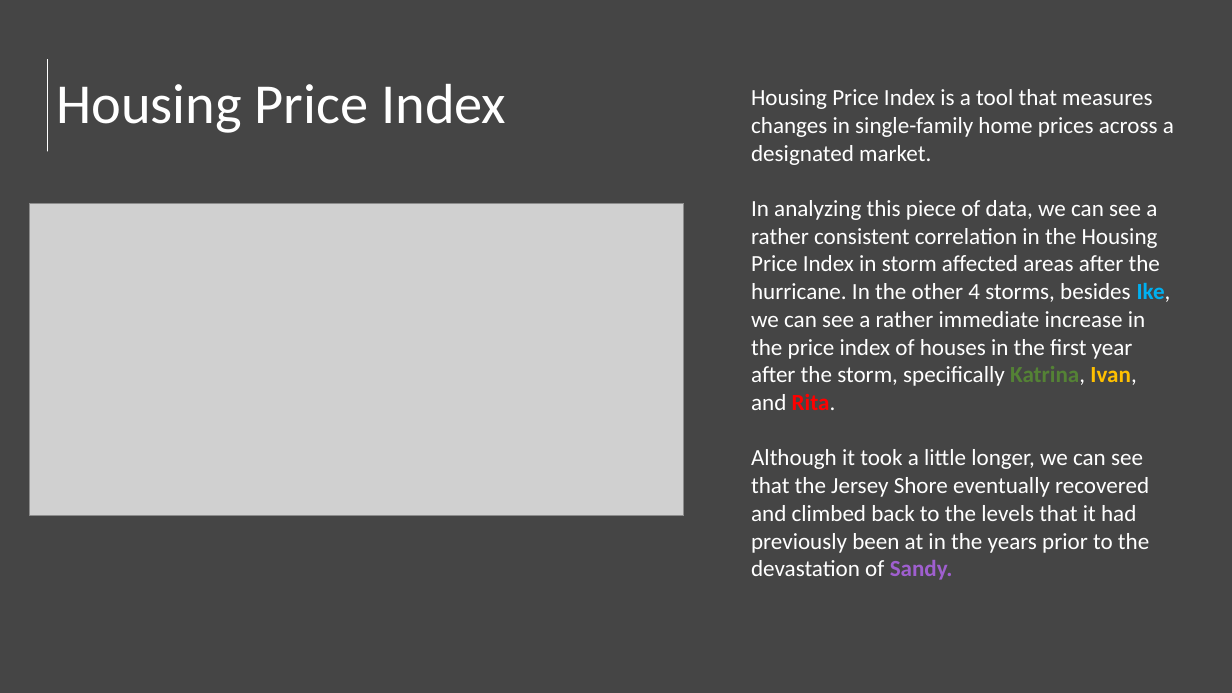
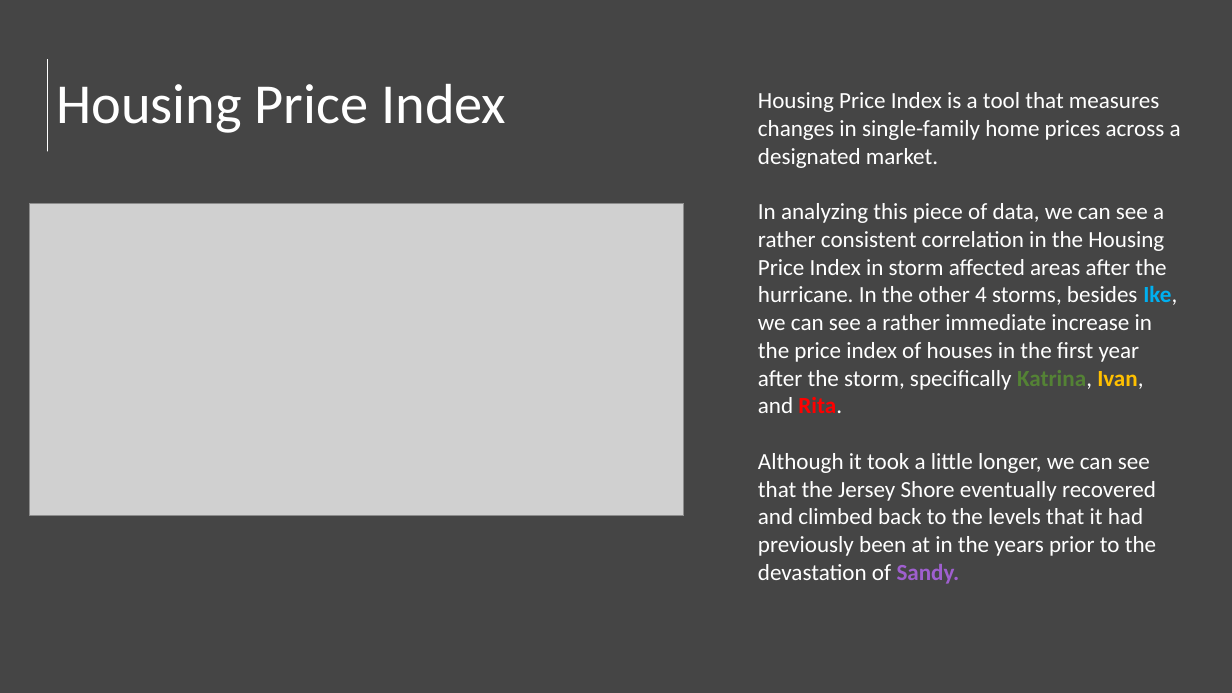
Before and after one commit to mchrzanowski27/Project1, a slide deck: slide 13 of Project 1 Presentation.pptx. Drawn at 1232x693 pixels with LibreOffice and Linux fonts; fonts in the diff are those of the drawing; grey boxes stand for pictures. Boxes give left, top, right and bottom in pixels: in the first picture for what was removed or moved away, otherwise in the second. Text is boxed around its words. In the diff, an @@ line names an element or a change of style, - is before the commit and + after.

```diff
--- a/Project 1 Presentation.pptx
+++ b/Project 1 Presentation.pptx
@@ text "Housing Price Index is a ...": place and size @@
-text "Housing Price Index is a ..." at bbox=[751, 89, 1174, 580]
+text "Housing Price Index is a ..." at bbox=[758, 92, 1181, 584]
```
Also in this commit, not shown: 5 other slides changed, 1 other file.
